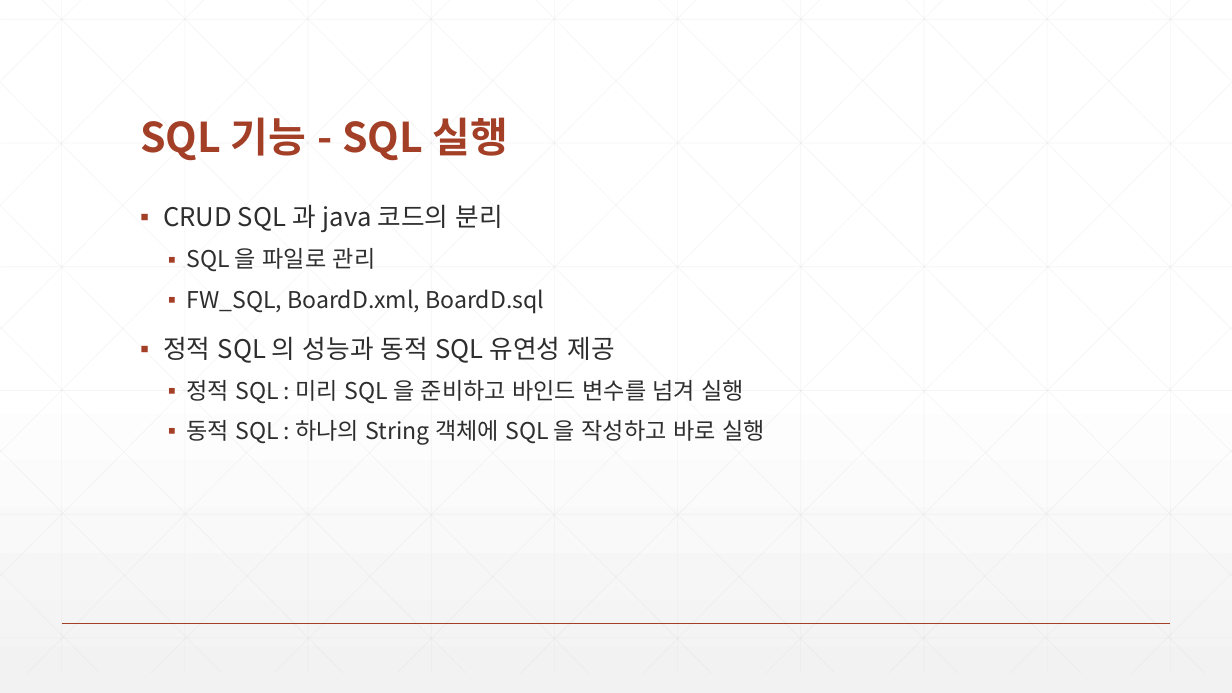
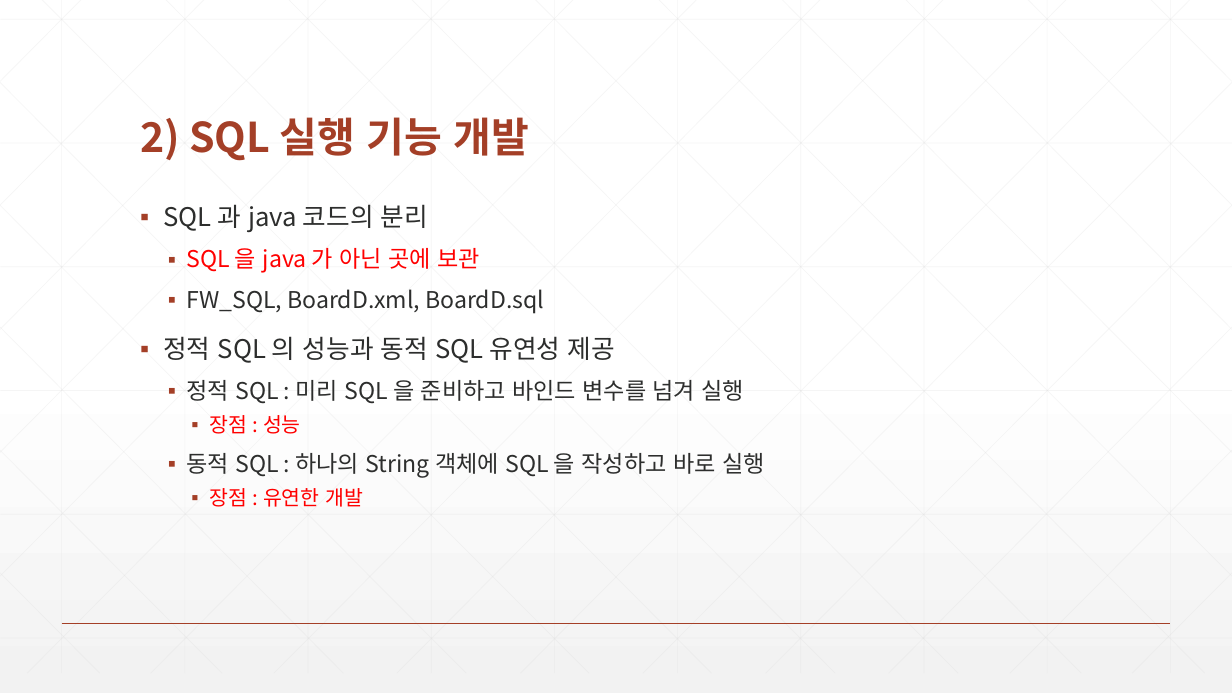
Before and after one commit to zeroshift01/code5, a slide deck: slide 9 of inflearn03/doc/3.1 DBMS는서비스의일관성과무결성그리고영속성을위해사용합니다.pptx. Drawn at 1232x693 pixels with LibreOffice and Linux fonts; fonts in the diff are those of the drawing. Boxes give left, top, right and bottom in pixels: in the first picture for what was removed or moved away, otherwise in the second. Text is boxed around its words. In the diff, an @@ line names an element or a change of style, - is before the commit and + after.

```diff
--- a/inflearn03/doc/3.1 DBMS는서비스의일관성과무결성그리고영속성을위해사용합니다.pptx
+++ b/inflearn03/doc/3.1 DBMS는서비스의일관성과무결성그리고영속성을위해사용합니다.pptx
@@ title at [140, 117, 530, 161]: text changed @@
-SQL 기능 - SQL 실행
+2) SQL 실행 기능 개발
@@ text at [163, 204, 480, 273]: text changed; size 20 to 18 pt; text colour #2D2E2D to #FF0000 @@
-▪ CRUD SQL 과 java 코드의 분리
-  ▪ SQL 을 파일로 관리
+▪ SQL 과 java 코드의 분리
+  ▪ SQL 을 java 가 아닌 곳에 보관
@@ text at [209, 415, 301, 434]: paragraph added @@
+    ▪ 장점 : 성능
@@ text at [209, 488, 363, 507]: paragraph added @@
+    ▪ 장점 : 유연한 개발
```
Also in this commit, not shown: 7 other slides changed, 4 slides added, 2 slides removed, 1 other file.
